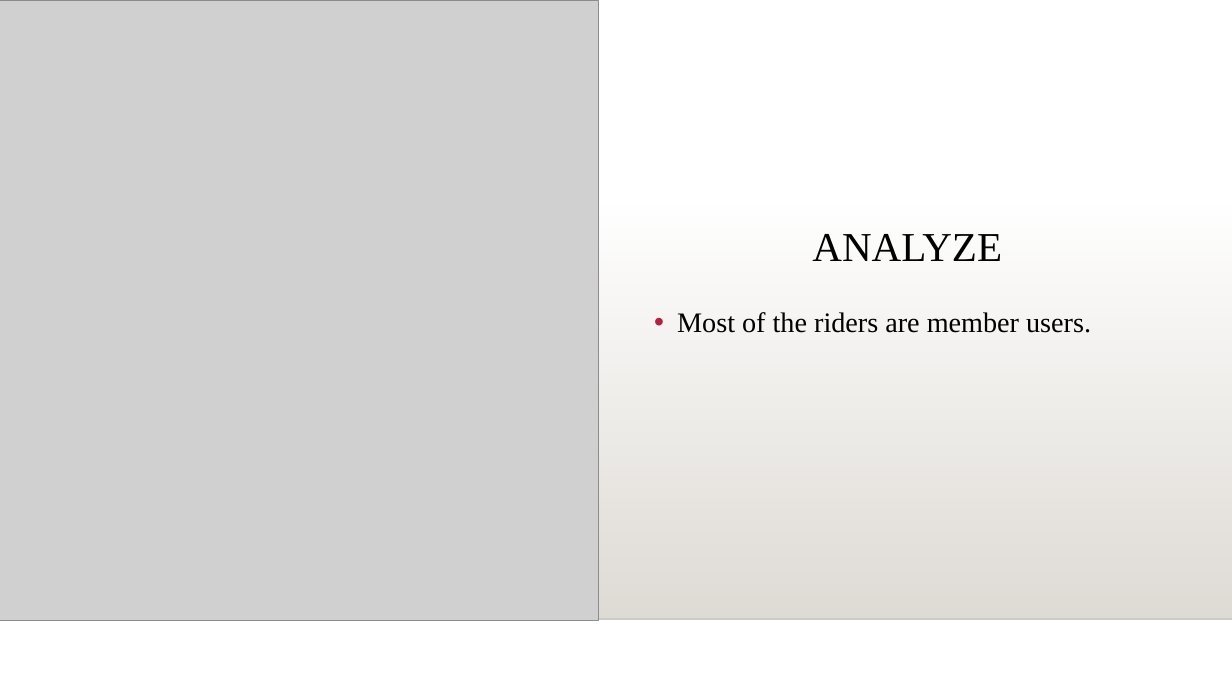
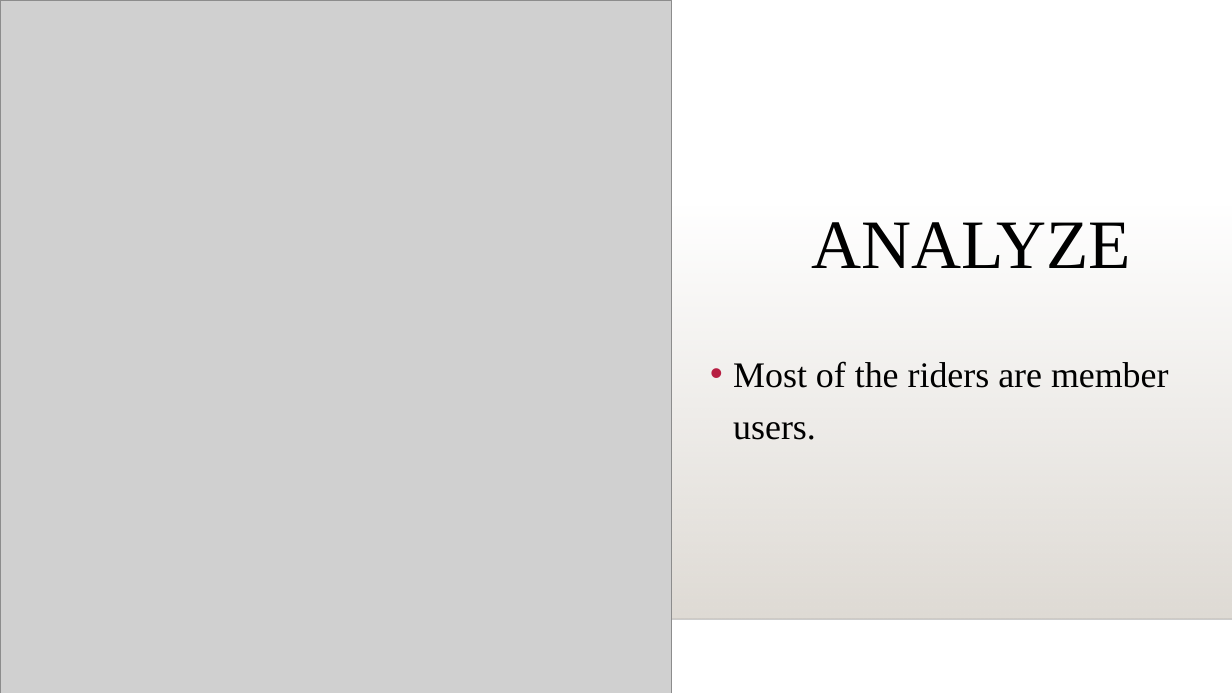
Before and after one commit to y4611676/Unanimous-Project, a slide deck: slide 9 of Analyze_project/Bike_Share/How_Does_a_Bike_Share_Navigate_Speedy_Success.pptx. Drawn at 1232x693 pixels with LibreOffice and Linux fonts; fonts in the diff are those of the drawing; grey boxes stand for pictures; background and template pictures are left out. Boxes give left, top, right and bottom in pixels: in the first picture for what was removed or moved away, otherwise in the second. Text is boxed around its words. In the diff, an @@ line names an element or a change of style, - is before the commit and + after.

```diff
--- a/Analyze_project/Bike_Share/How_Does_a_Bike_Share_Navigate_Speedy_Success.pptx
+++ b/Analyze_project/Bike_Share/How_Does_a_Bike_Share_Navigate_Speedy_Success.pptx
@@ picture: place and size @@
-picture at <box>0,0,598,621</box>
+picture at <box>0,0,672,693</box>
@@ text "ANALYZE" at <box>811,222,1131,268</box>: size 32 to 54 pt; alignment centre to left @@
@@ text "Most of the riders are ...": place and size @@
-text "Most of the riders are ..." at <box>677,312,1091,333</box>
+text "Most of the riders are ..." at <box>733,361,1169,440</box>
@@ text "Most of the riders are ..." at <box>733,361,1169,440</box>: size 22 to 28 pt @@
```
Also in this commit, not shown: 13 other slides changed, 1 slide added, 3 other files.
